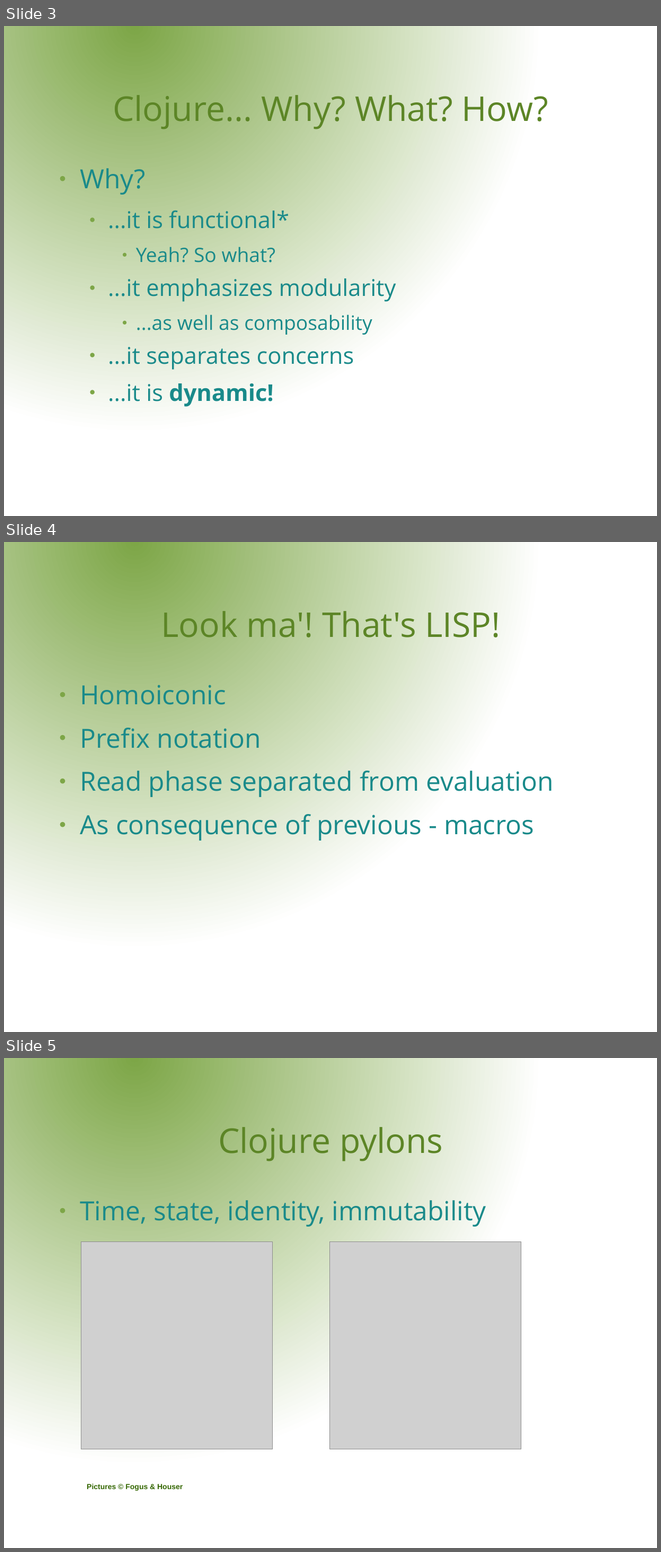
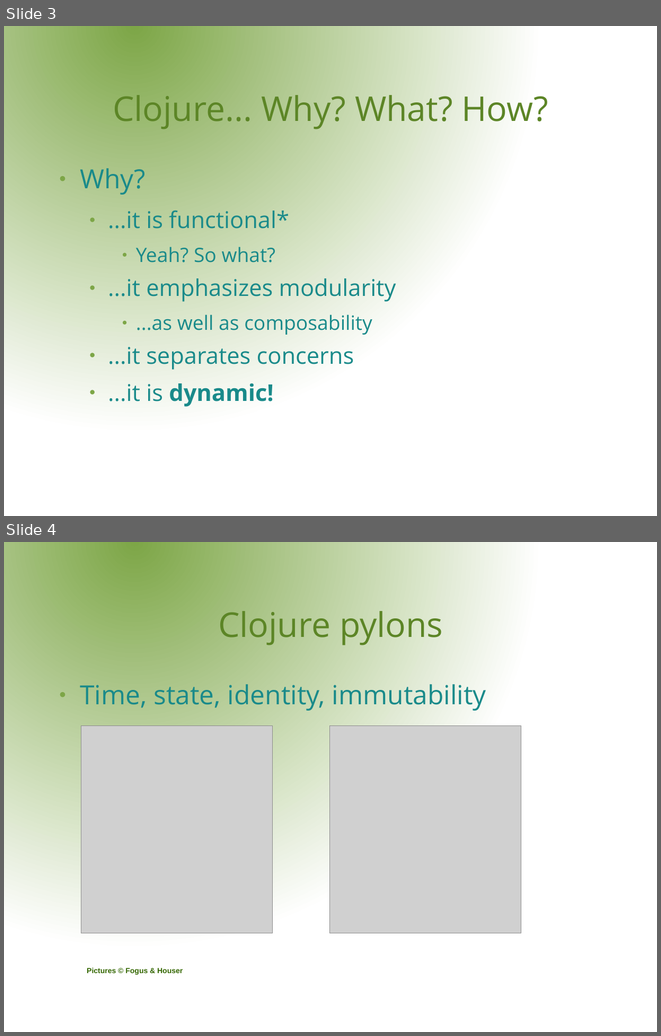
Before and after one commit to rssole/voxxed, a slide deck: resources/presentation/VoxxedDays.odp. Shown one above the other, each under a label of ours: slides 3, 4 and 5 before the commit, slides 3 and 4 after it. The pictures are 661x1552 and 661x1036 pixels, drawn with LibreOffice and Linux fonts; fonts in the diff are those of the drawing; grey boxes stand for pictures; background and template pictures are left out. Boxes give left, top, right and bottom in pixels: in the first picture for what was removed or moved away, otherwise in the second. Text is boxed around its words. In the diff, an @@ line names an element or a change of style, - is before the commit and + after.

```diff
--- a/resources/presentation/VoxxedDays.odp
+++ b/resources/presentation/VoxxedDays.odp
@@ slide 4 removed at box(4, 542, 657, 1032), background gradient #7DA647 to #FFFFFF @@
@@ title removed at box(161, 611, 500, 637) @@
-Look ma'! That's LISP!
@@ text removed at box(80, 685, 554, 840) @@
-● Homoiconic
-● Prefix notation
-● Read phase separated from evaluation
-● As consequence of previous - macros
@@ what was slide 5 is now slide 4 @@
```
Also in this commit, not shown: 2 slides changed, 6 other files.
